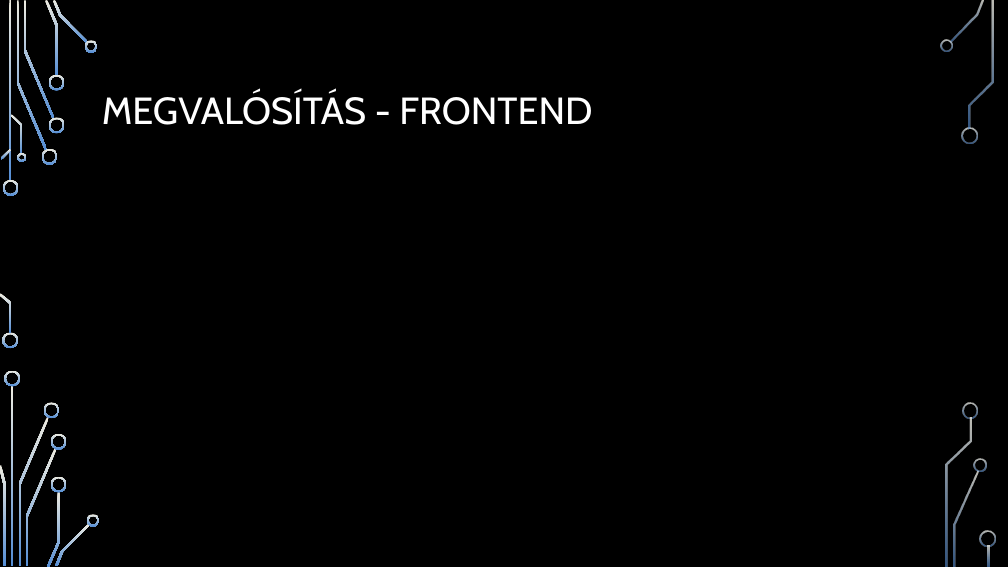
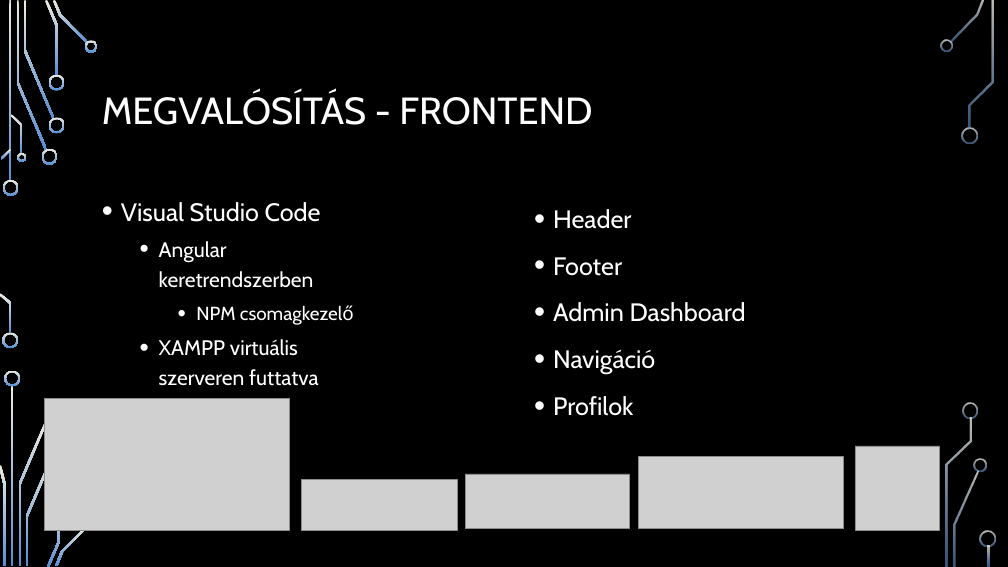
Before and after one commit to kissmilan91/autosiskola-data, a slide deck: slide 4 of Védés_PPT/Védés_Kiss_Milán_Nedvesi_csaba_Péter.pptx. Drawn at 1008x567 pixels with LibreOffice and Linux fonts; fonts in the diff are those of the drawing; grey boxes stand for pictures; background and template pictures are left out. Boxes give left, top, right and bottom in pixels: in the first picture for what was removed or moved away, otherwise in the second. Text is boxed around its words. In the diff, an @@ line names an element or a change of style, - is before the commit and + after.

```diff
--- a/Védés_PPT/Védés_Kiss_Milán_Nedvesi_csaba_Péter.pptx
+++ b/Védés_PPT/Védés_Kiss_Milán_Nedvesi_csaba_Péter.pptx
@@ text added at <box>121,202,354,386</box>, 20 pt, text #FFFFFF @@
+• Visual Studio Code
+  • Angular keretrendszerben
+    • NPM csomagkezelő
+  • XAMPP virtuális szerveren futtatva
@@ text added at <box>553,209,746,416</box>, 24 pt, text #FFFFFF @@
+• Header
+• Footer
+• Admin Dashboard
+• Navigáció
+• Profilok
@@ freeform shape removed at <box>51,434,67,450</box> @@
@@ freeform shape removed at <box>51,476,67,492</box> @@
@@ group added at <box>45,399,939,531</box>: 5 pictures @@
@@ freeform shape removed at <box>87,514,100,526</box> @@
```
Also in this commit, not shown: 7 other slides changed.
